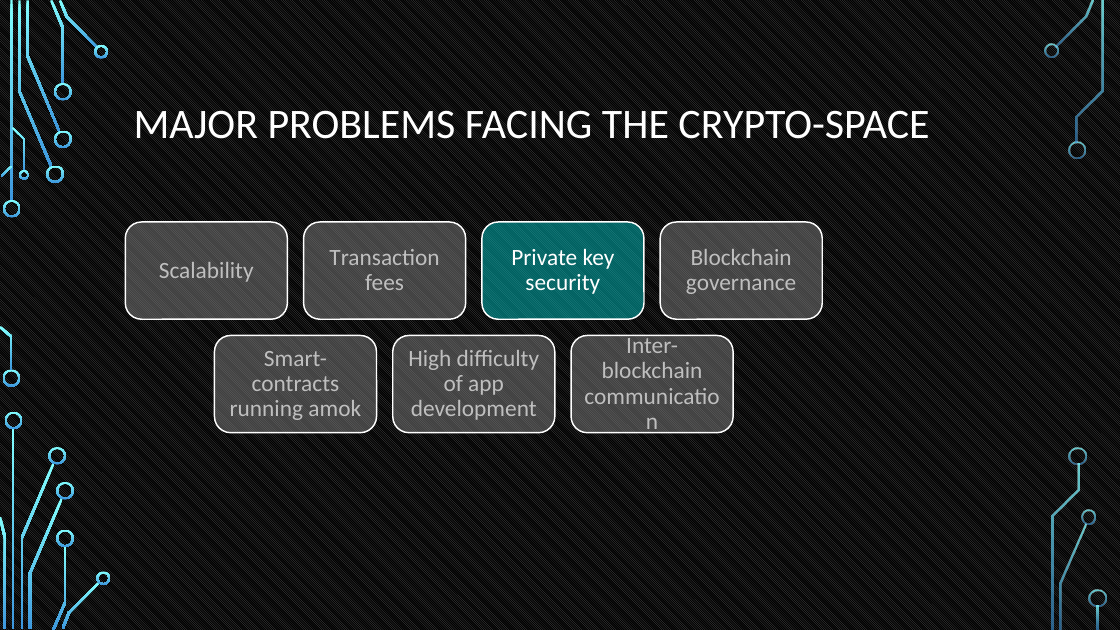
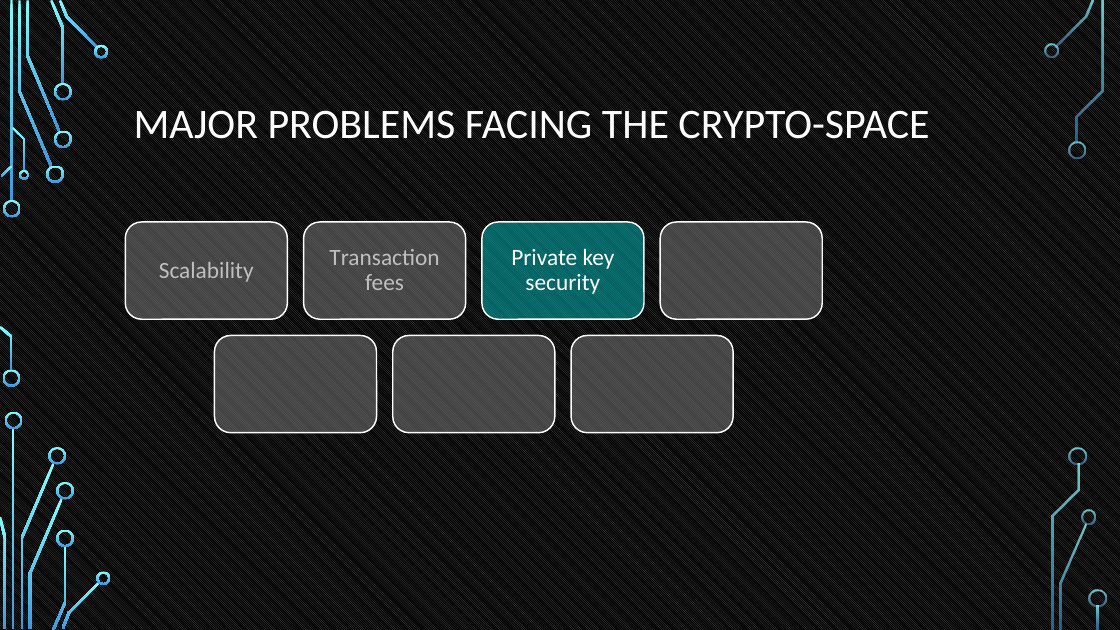
Before and after one commit to tokenika/tokenika.github.io, a slide deck: slide 17 of WarsawBlock(3).pptx (slide 16 before the commit). Drawn at 1120x630 pixels with LibreOffice and Linux fonts; fonts in the diff are those of the drawing; background and template pictures are left out. Boxes give left, top, right and bottom in pixels: in the first picture for what was removed or moved away, otherwise in the second. Text is boxed around its words. In the diff, an @@ line names an element or a change of style, - is before the commit and + after.

```diff
--- a/WarsawBlock(3).pptx
+++ b/WarsawBlock(3).pptx
@@ group removed at bbox=[230, 249, 796, 420]: 4 texts @@
-Blockchain governance
-Smart-contracts running amok
-High difficulty of app development
-Inter-blockchain communication
```
Also in this commit, not shown: 21 other slides changed, 1 slide added, 4 other files.
